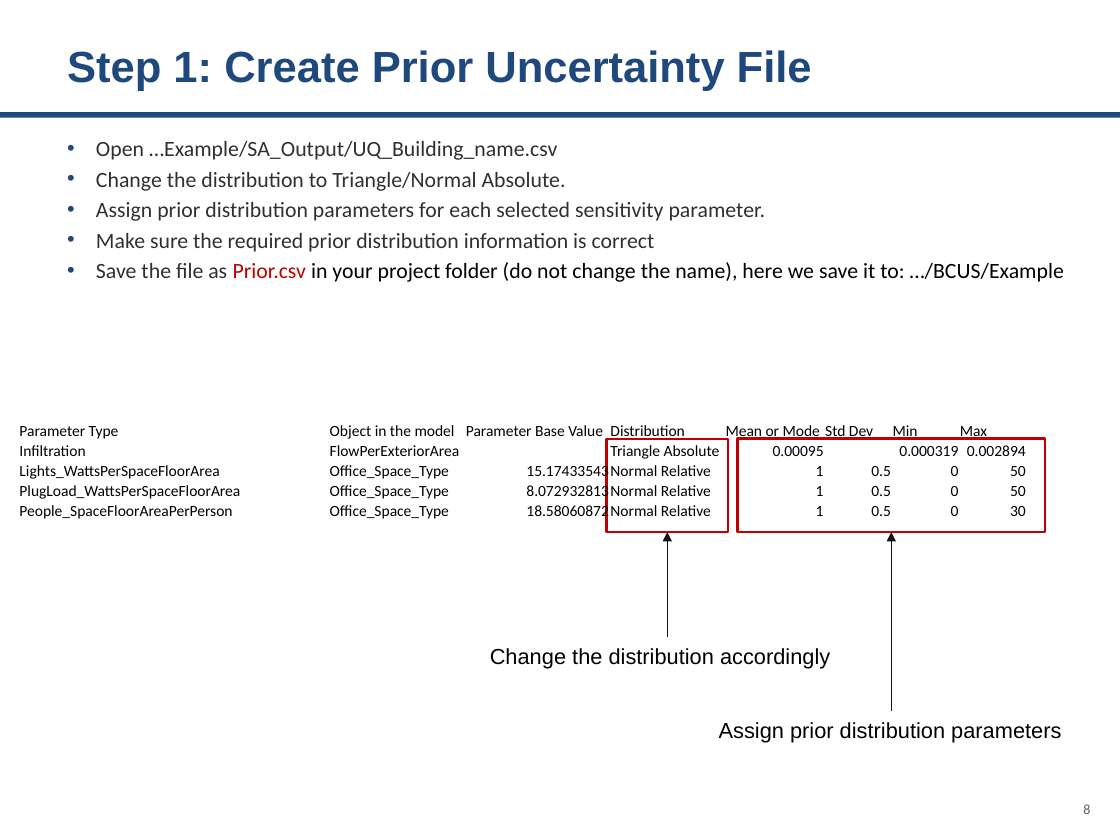
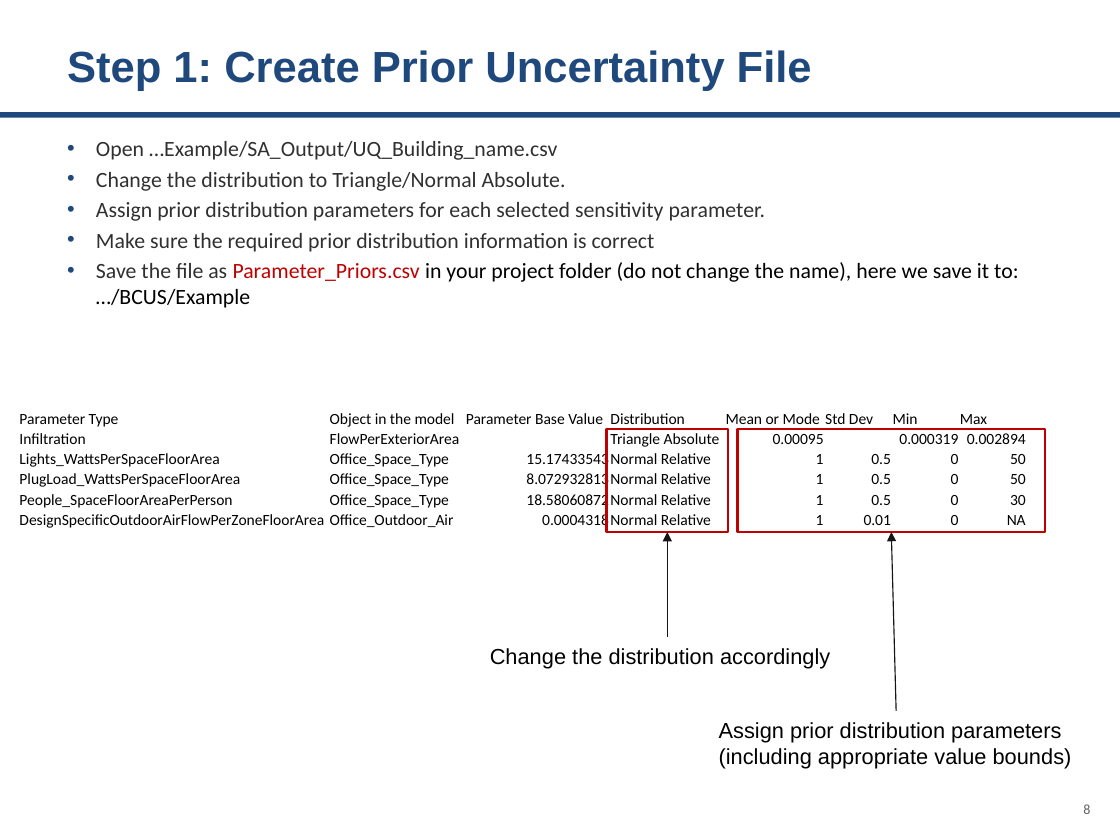
Before and after one commit to Argonne-National-Laboratory/BCUS, a slide deck: slide 8 of tutorials/Bayesian Calibration.pptx. Drawn at 1120x840 pixels with LibreOffice and Linux fonts; fonts in the diff are those of the drawing. Boxes give left, top, right and bottom in pixels: in the first picture for what was removed or moved away, otherwise in the second. Text is boxed around its words. In the diff, an @@ line names an element or a change of style, - is before the commit and + after.

Commit message:
Updated Bayesian calibration example

```diff
--- a/tutorials/Bayesian Calibration.pptx
+++ b/tutorials/Bayesian Calibration.pptx
@@ text at <box>96,262,1018,308</box>: text changed @@
-• Save the file as Prior.csv in your project folder (do not change the name), here we save it to: …/BCUS/Example
+• Save the file as Parameter_Priors.csv in your project folder (do not change the name), here we save it to: …/BCUS/Example
@@ table at <box>19,409,1027,533</box> @@
+row 6: DesignSpecificOutdoorAirFlowPerZoneFloorArea | Office_Outdoor_Air | 0.0004318 | Normal Relative | 1 | 0.01 | 0 | NA
@@ table: place and size @@
-table at <box>19,420,1027,525</box>
+table at <box>19,409,1027,533</box>
@@ rectangle: place and size @@
-rectangle at <box>607,439,728,532</box>
+rectangle at <box>607,429,728,532</box>
@@ rectangle: place and size @@
-rectangle at <box>737,439,1045,532</box>
+rectangle at <box>737,429,1045,532</box>
@@ arrow moved from (892, 711) - (892, 532) to (896, 711) - (892, 532) @@
@@ text at <box>719,722,1072,769</box>: text changed @@
-Assign prior distribution parameters
+Assign prior distribution parameters
+(including appropriate value bounds)
```
Also in this commit, not shown: 8 other slides changed, 7 other files.
